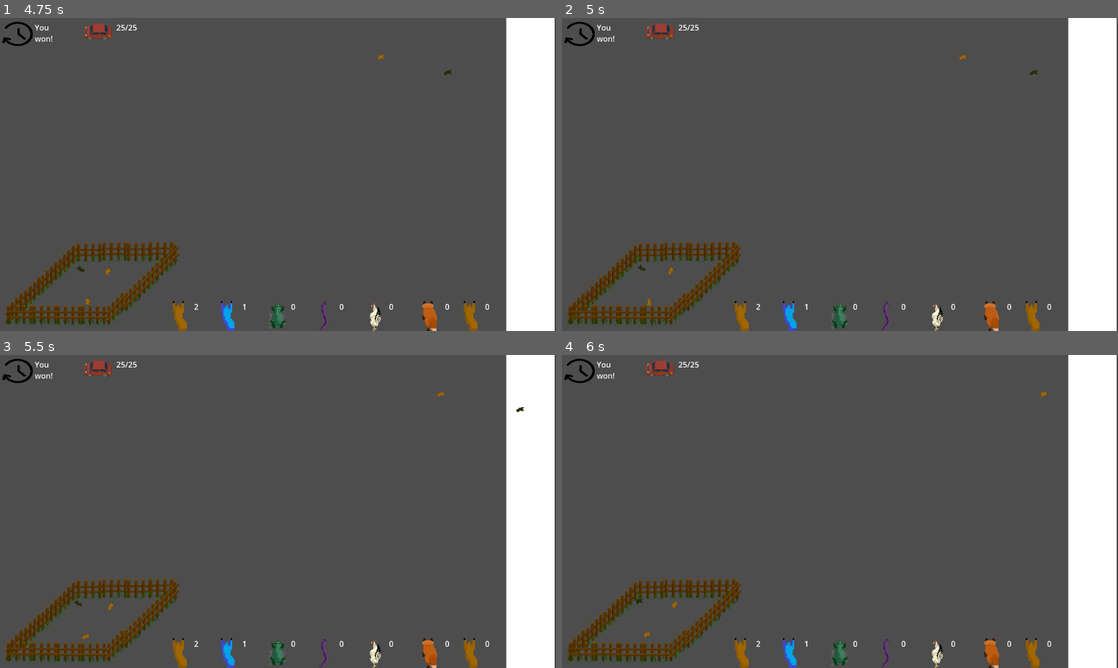
Above: before the commit, frames 1-4 (two rows, left to right).
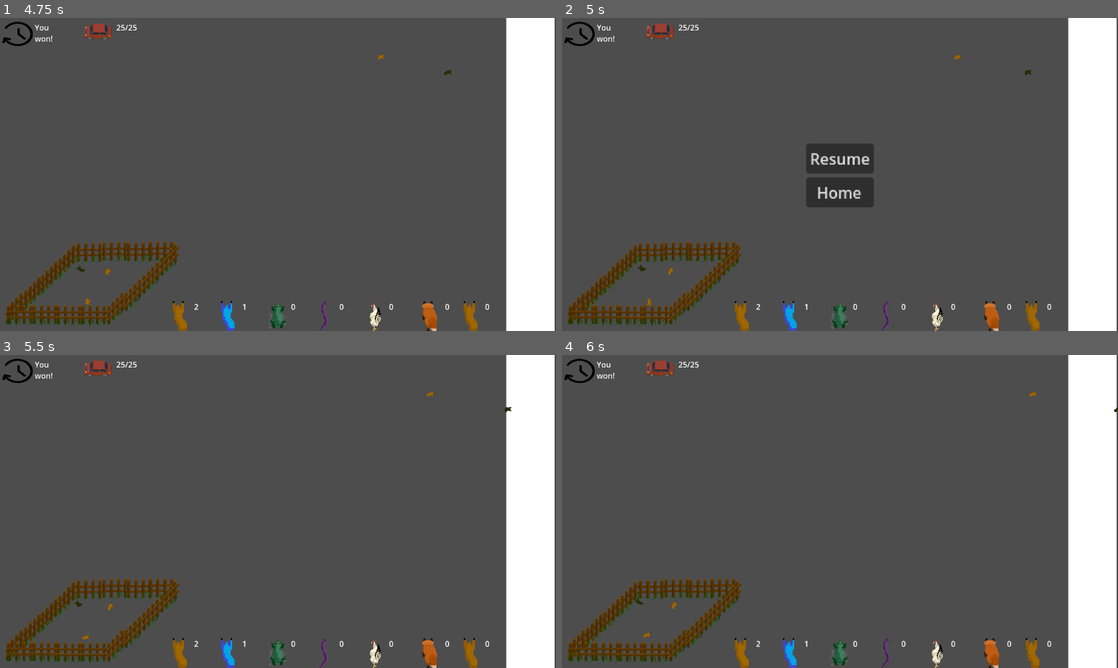
Above: after the commit, the same moments.

Repository: Skyepulse/LudumDare56
Game: Godot game, scene res://Level Scenes/control.tscn
Two runs of this game, one before a commit and one after it. Both use one fixed random seed, a clock stepped at 60 frames per second and the inputs below. The engine's default icon, where the game draws it, is replaced by a stand-in: a white triangle on a blue panel in a dark square.
Inputs (mouse positions are in pixels of both pictures, inside the frame that each line leads up to):
- Up to frame 1 (4.75 s): click (150, 199) at 0.5 s; move the mouse to (100, 58) at 1.27 s; click (100, 58) at 1.42 s; move the mouse to (100, 280) at 2.02 s; click (100, 280) at 2.17 s; move the mouse to (88, 293) at 2.77 s; click (88, 293) at 2.92 s; move the mouse to (83, 271) at 3.52 s; click (83, 271) at 3.67 s; move the mouse to (400, 74) at 4.27 s; click (400, 74) at 4.42 s
- Up to frame 2 (5 s): tap Escape (pause, bound only after the commit) at 4.9 s
- Up to frame 3 (5.5 s): click (278, 495) at 5 s, where only the run after the commit has a clickable "Resume"
- Up to frame 4 (6 s): tap Enter at 5.75 s; move the mouse to (673, 464) at 5.77 s; click (673, 464) at 5.92 s

Frame 1 is identical in both runs. In frame 2, 2.2% of the frame differs, in the area x 13-86%, y 11-93%; in frame 3, less than 0.1%; in frame 4, less than 0.1%.

Commit message:
pause menu done

Diff:
--- a/Level Scenes/Level1.tscn
+++ b/Level Scenes/Level1.tscn
@@ -1,7 +1,8 @@
-[gd_scene load_steps=11 format=3 uid="uid://xtcc75vdkcyi"]
+[gd_scene load_steps=12 format=3 uid="uid://xtcc75vdkcyi"]
 
 [ext_resource type="PackedScene" uid="uid://4vvxaoggeiqn" path="res://PrefabScenes/vivier.tscn" id="1_1lgaw"]
 [ext_resource type="PackedScene" uid="uid://d0h4t8bmmobpp" path="res://Level Scenes/slug.tscn" id="1_qi1dv"]
+[ext_resource type="PackedScene" uid="uid://cik6fhixktwqq" path="res://Level Scenes/pause_menu.tscn" id="1_xjqyx"]
 [ext_resource type="PackedScene" uid="uid://brxn3wghyn815" path="res://PrefabScenes/winning_line.tscn" id="3_o5yjo"]
 [ext_resource type="PackedScene" uid="uid://s2nwtxsi3sdt" path="res://Level Scenes/toad.tscn" id="4_syjkf"]
 [ext_resource type="PackedScene" uid="uid://yvkon0gr243n" path="res://Level Scenes/snake.tscn" id="5_32qtx"]
@@ -28,12 +29,12 @@
 [node name="WinningLine" parent="." instance=ExtResource("3_o5yjo")]
 position = Vector2(1102, 291)
 
+[node name="Fox" parent="." instance=ExtResource("7_qh2pp")]
+position = Vector2(108, 362)
+state = 2
+
 [node name="Toad" parent="." instance=ExtResource("4_syjkf")]
 position = Vector2(101, 151)
-state = 2
-
-[node name="Fox" parent="." instance=ExtResource("7_qh2pp")]
-position = Vector2(108, 362)
 state = 2
 
 [node name="betterSlug" parent="." instance=ExtResource("9_73wku")]
@@ -51,5 +52,14 @@
 [node name="CanvasLayer" type="CanvasLayer" parent="."]
 
 [node name="stack_control_ui" parent="CanvasLayer" instance=ExtResource("9_oglhl")]
+mouse_filter = 2
 
 [node name="level_info_ui" parent="CanvasLayer" instance=ExtResource("10_mbc1y")]
+mouse_filter = 2
+
+[node name="PauseMenu" parent="." instance=ExtResource("1_xjqyx")]
+offset_left = 579.0
+offset_top = 327.0
+offset_right = 579.0
+offset_bottom = 327.0
+scale = Vector2(2, 2)
--- /dev/null
+++ b/Level Scenes/blurr.gdshader
@@ -0,0 +1,17 @@
+shader_type canvas_item;
+uniform sampler2D screen_texture : hint_screen_texture, filter_linear_mipmap;
+uniform float amount : hint_range(0.0,5.0);
+void vertex() {
+	// Called for every vertex the material is visible on.
+}
+
+void fragment() {
+	vec4 color = textureLod(screen_texture, SCREEN_UV,amount);
+	COLOR = color;
+
+}
+
+//void light() {
+	// Called for every pixel for every light affecting the CanvasItem.
+	// Uncomment to replace the default light processing function with this one.
+//}
--- /dev/null
+++ b/Level Scenes/pause_menu.tscn
@@ -0,0 +1,54 @@
+[gd_scene load_steps=4 format=3 uid="uid://cik6fhixktwqq"]
+
+[ext_resource type="Script" path="res://Scripts/pause_menu.gd" id="1_tw5my"]
+[ext_resource type="Shader" path="res://Level Scenes/blurr.gdshader" id="2_p2h16"]
+
+[sub_resource type="ShaderMaterial" id="ShaderMaterial_bdq0o"]
+shader = ExtResource("2_p2h16")
+shader_parameter/amount = 1.0
+
+[node name="PauseMenu" type="Control"]
+layout_mode = 3
+anchors_preset = 15
+anchor_right = 1.0
+anchor_bottom = 1.0
+grow_horizontal = 2
+grow_vertical = 2
+script = ExtResource("1_tw5my")
+
+[node name="ColorRect" type="ColorRect" parent="."]
+material = SubResource("ShaderMaterial_bdq0o")
+layout_mode = 1
+anchors_preset = 15
+anchor_right = 1.0
+anchor_bottom = 1.0
+grow_horizontal = 2
+grow_vertical = 2
+
+[node name="MarginContainer" type="MarginContainer" parent="."]
+layout_mode = 1
+anchors_preset = 8
+anchor_left = 0.5
+anchor_top = 0.5
+anchor_right = 0.5
+anchor_bottom = 0.5
+offset_left = -35.0
+offset_top = -33.0
+offset_right = 35.0
+offset_bottom = 33.0
+grow_horizontal = 2
+grow_vertical = 2
+
+[node name="VBoxContainer" type="VBoxContainer" parent="MarginContainer"]
+layout_mode = 2
+
+[node name="Resume" type="Button" parent="MarginContainer/VBoxContainer"]
+layout_mode = 2
+text = "Resume"
+
+[node name="Home" type="Button" parent="MarginContainer/VBoxContainer"]
+layout_mode = 2
+text = "Home"
+
+[connection signal="pressed" from="MarginContainer/VBoxContainer/Resume" to="." method="pause_game"]
+[connection signal="pressed" from="MarginContainer/VBoxContainer/Home" to="." method="home_menu"]
--- /dev/null
+++ b/Scripts/pause_menu.gd
@@ -0,0 +1,25 @@
+extends Control
+@onready var pauseMenu = $"."
+var paused = false
+
+# Called when the node enters the scene tree for the first time.
+func _ready() -> void:
+	pauseMenu.hide() # Replace with function body.
+
+
+# Called every frame. 'delta' is the elapsed time since the previous frame.
+func _process(delta: float) -> void:
+	if Input.is_action_just_pressed("pause"):
+		pause_game()
+
+func pause_game() -> void :
+	if paused :
+		pauseMenu.hide()
+		Engine.time_scale = 1
+	else :
+		pauseMenu.show()
+		Engine.time_scale=0
+	paused = !paused
+
+func home_menu() -> void :
+	get_tree().change_scene_to_file("res://Level Scenes/control.tscn")
--- a/Scripts/stackControlUI.gd
+++ b/Scripts/stackControlUI.gd
@@ -11,24 +11,24 @@
 @onready var alienLabel: RichTextLabel = $Control/Control/HBoxContainer/alienContainer/RichTextLabel
 
 func _ready():
-    find_root()
+	find_root()
 
 func _process(_delta: float):
-    if vivier_reference != null:
-        update_labels()
+	if vivier_reference != null:
+		update_labels()
 
 func find_root():
-    if Vivier.instance != null:
-        vivier_reference = Vivier.instance
-    else:
-        print("Vivier not found")
+	if Vivier.instance != null:
+		vivier_reference = Vivier.instance
+	else:
+		print("Vivier not found")
 
 func update_labels():
-    var animal_count: Dictionary = vivier_reference.animal_dictionary
-    slugLabel.text = str(animal_count[Animal.AnimalType.SLUG])
-    betterSlugLabel.text = str(animal_count[Animal.AnimalType.BETTER_SLUG])
-    toadLabel.text = str(animal_count[Animal.AnimalType.TOAD])
-    snakeLabel.text = str(animal_count[Animal.AnimalType.SNAKE])
-    chickenLabel.text = str(animal_count[Animal.AnimalType.CHICKEN])
-    foxLabel.text = str(animal_count[Animal.AnimalType.FOX])
-    alienLabel.text = str(animal_count[Animal.AnimalType.ALIEN])
+	var animal_count: Dictionary = vivier_reference.animal_dictionary
+	slugLabel.text = str(animal_count[Animal.AnimalType.SLUG])
+	betterSlugLabel.text = str(animal_count[Animal.AnimalType.BETTER_SLUG])
+	toadLabel.text = str(animal_count[Animal.AnimalType.TOAD])
+	snakeLabel.text = str(animal_count[Animal.AnimalType.SNAKE])
+	chickenLabel.text = str(animal_count[Animal.AnimalType.CHICKEN])
+	foxLabel.text = str(animal_count[Animal.AnimalType.FOX])
+	alienLabel.text = str(animal_count[Animal.AnimalType.ALIEN])
--- a/project.godot
+++ b/project.godot
@@ -26,6 +26,11 @@
 "events": [Object(InputEventKey,"resource_local_to_scene":false,"resource_name":"","device":0,"window_id":0,"alt_presse …(189 unchanged characters)…
 ]
 }
+pause={
+"deadzone": 0.5,
+"events": [Object(InputEventKey,"resource_local_to_scene":false,"resource_name":"","device":-1,"window_id":0,"alt_pressed":false,"shift_pressed":false,"ctrl_pressed":false,"meta_pressed":false,"pressed":false,"keycode":0,"physical_keycode":4194305,"key_label":0,"unicode":0,"location":0,"echo":false,"script":null)
+]
+}
 
 [layer_names]
 
